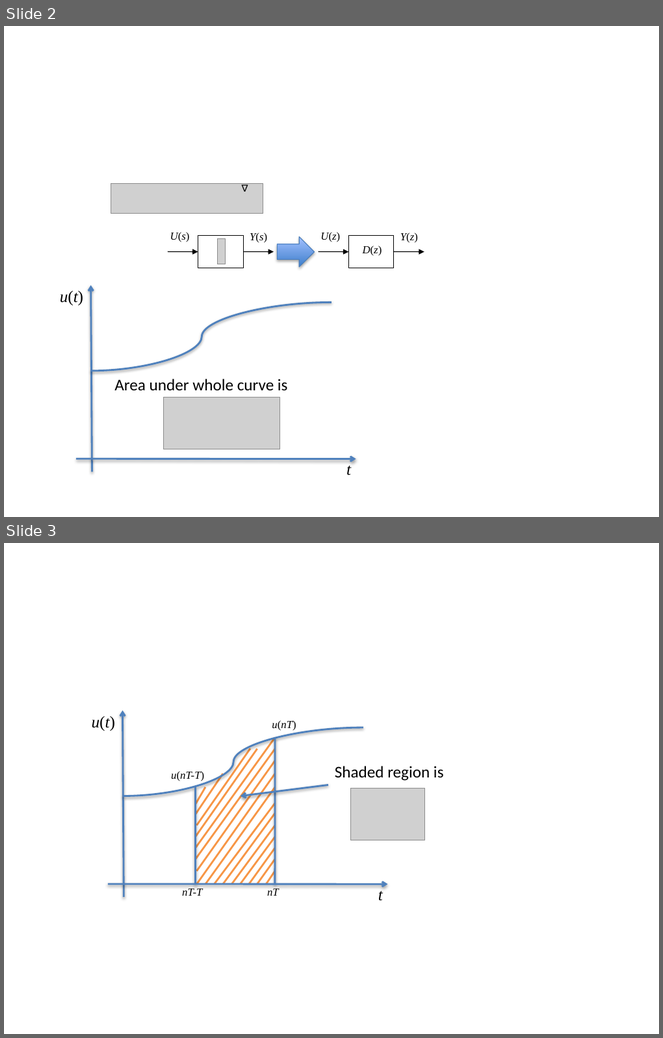
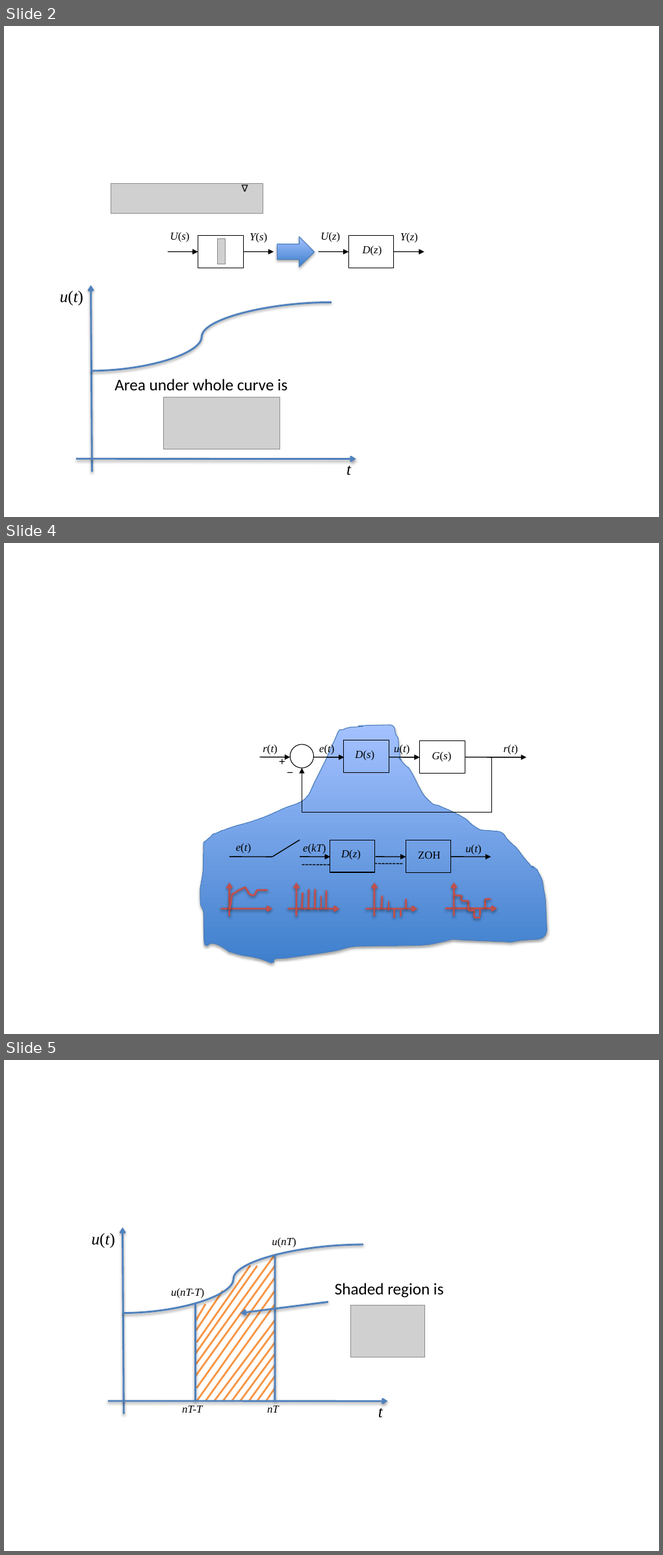
Before and after one commit to cpjobling/EGLM03-Resources, a slide deck: DigitalSystems/Lecture11/pictures/pictures-converted.pptx. Shown one above the other, each under a label of ours: slides 2 and 3 before the commit, slides 2, 4 and 5 after it; the slides between them are not shown. The pictures are 663x1038 and 663x1555 pixels, drawn with LibreOffice and Linux fonts; fonts in the diff are those of the drawing; grey boxes stand for pictures; background and template pictures are left out. Boxes give left, top, right and bottom in pixels: in the first picture for what was removed or moved away, otherwise in the second. Text is boxed around its words. In the diff, an @@ line names an element or a change of style, - is before the commit and + after.

```diff
--- a/DigitalSystems/Lecture11/pictures/pictures-converted.pptx
+++ b/DigitalSystems/Lecture11/pictures/pictures-converted.pptx
@@ slide 4 added at (4, 543, 659, 1034), background #FFFFFF @@
@@ group added at (200, 725, 547, 964): 24 lines, 15 arrows, 13 texts, 4 rectangles, 2 freeform shapes, 1 elbow arrow, 1 ellipse @@
+r(t)
+D(s)
+u(t)
++
+G(s)
+r(t)
+e(t)
+−
+D(z)
+u(t)
+ZOH
+e(t)
+e(kT)
@@ what was slide 3 is now slide 5 @@
```
Also in this commit, not shown: 1 other slide added, 3 other files.
